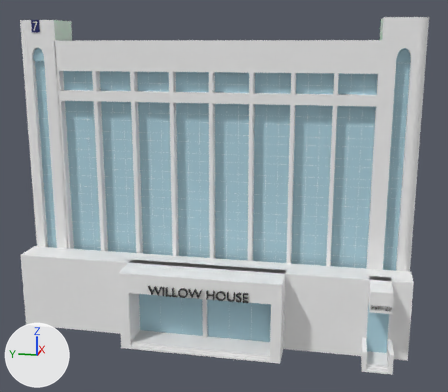
A saved change to the glTF model building/glb_ver.final/7ho_12.glb.
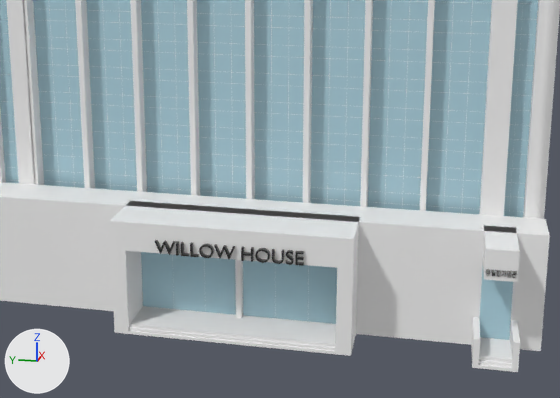
Each version appears first whole from a camera (50 mm lens) standing at (-360.0, -67.0, 149.0) and looking at (-20.0, 1.0, 64.0), and next in a close-up on the part from 10% to 94% of the width and 32% to 100% of the height. The lights are fixed; the arrows at lower left show +X, +Y and +Z. Where no turn or scale is listed for an object, it has been applied to the vertices.
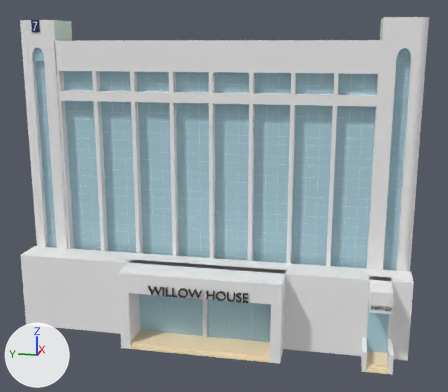
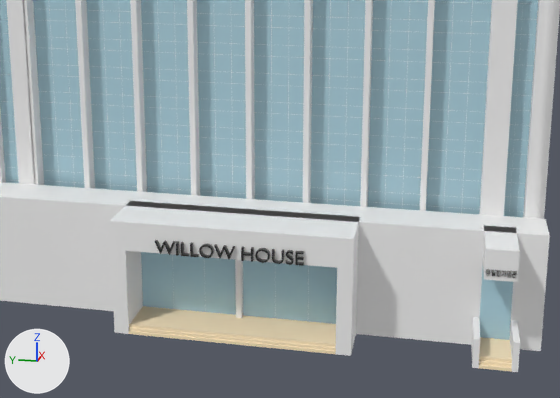
What differs and where, as boxes [x1, y1, x2, y2] in the close-ups (560 x 398 px):
'Cube.024', recoloured (white to beige)
    both: [129, 306, 336, 347]
'Cube.026', recoloured (white to beige)
    both: [129, 327, 336, 351]
'Cube.025', recoloured (white to beige)
    both: [129, 331, 336, 354]
'Cube.029', recoloured (white to beige)
    both: [479, 337, 512, 363]
'Cube.028', recoloured
    both: [479, 364, 512, 372]
'Cube.027', recoloured
    both: [479, 359, 512, 367]

The edits, one by one:
Material 'gidung' (mat_gidung) is new.
Its base color is (1.0, 0.823, 0.546) (beige #ffeac3).
me_cube_058 has 8 vertices, 12 faces and spans x -0.5..0.5, y -35.0..35.0, z -0.5..0.5.
me_cube_058 no longer uses material mat_white (white #f5f5f5).
me_cube_058 now uses material mat_gidung (beige #ffeac3).
me_cube_060 has 8 vertices, 12 faces and spans x -6.5..6.5, y -5.0..5.0, z -0.5..0.5.
me_cube_060 no longer uses material mat_white (white #f5f5f5).
me_cube_060 now uses material mat_gidung (beige #ffeac3).
me_cube_057 has 8 vertices, 12 faces and spans x -7.0..7.0, y -35.0..35.0, z -0.5..0.5.
me_cube_057 no longer uses material mat_white (white #f5f5f5).
me_cube_057 now uses material mat_gidung (beige #ffeac3).
me_cube_059 has 8 vertices, 12 faces and spans x -0.5..0.5, y -35.0..35.0, z -0.5..0.5.
me_cube_059 no longer uses material mat_white (white #f5f5f5).
me_cube_059 now uses material mat_gidung (beige #ffeac3).
me_cube_009 has 8 vertices, 12 faces and spans x -0.5..0.5, y -5.0..5.0, z -0.5..0.5.
me_cube_009 no longer uses material mat_white (white #f5f5f5).
me_cube_009 now uses material mat_gidung (beige #ffeac3).
me_cube_050 has 8 vertices, 12 faces and spans x -0.5..0.5, y -5.0..5.0, z -0.5..0.5.
me_cube_050 no longer uses material mat_white (white #f5f5f5).
me_cube_050 now uses material mat_gidung (beige #ffeac3).
